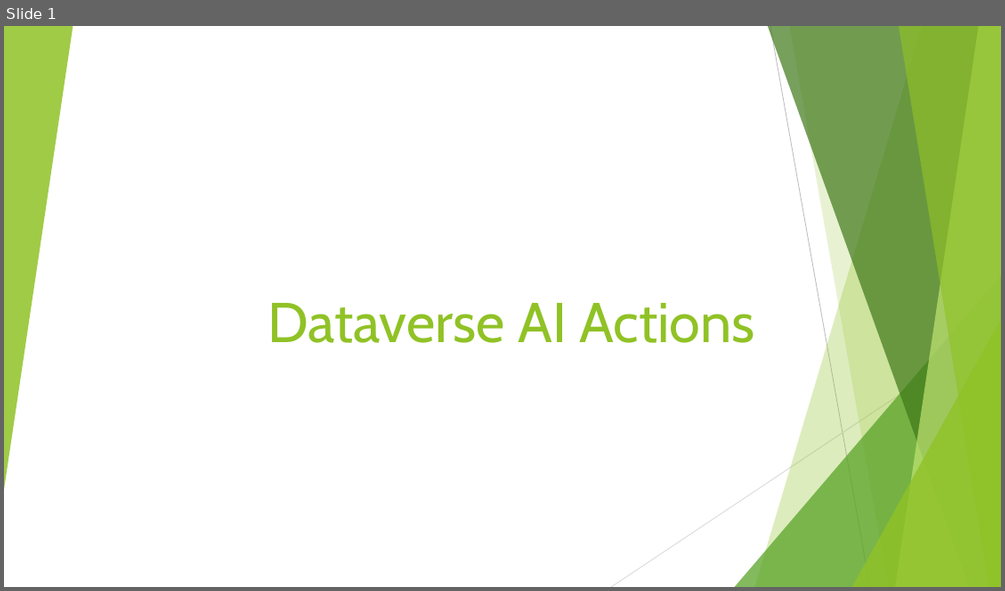
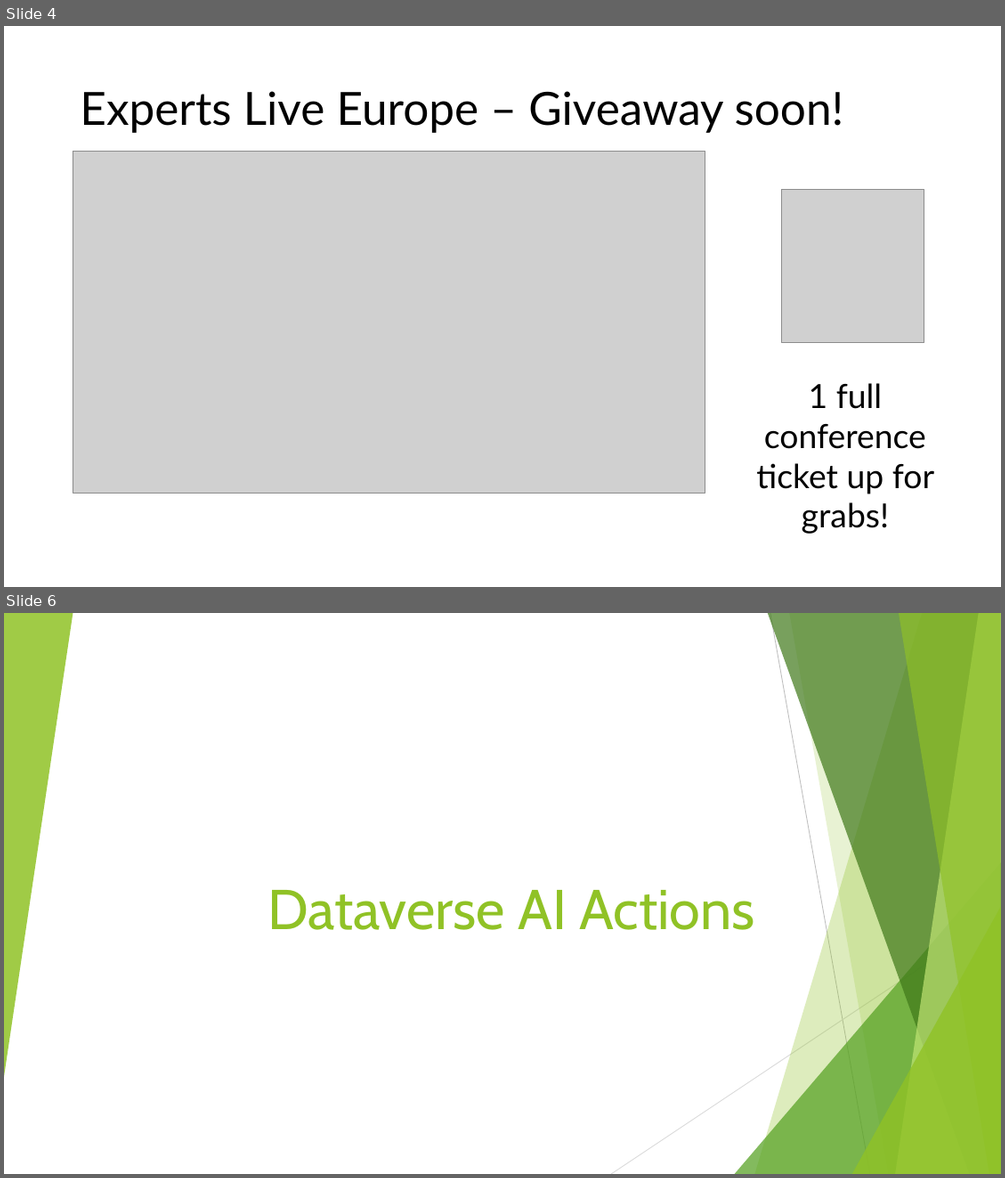
Before and after one commit to csonthejjas/DataverseAIActions, a slide deck: Dataverse AI Actions.pptx. Shown one above the other, each under a label of ours: slide 1 before the commit, slides 4 and 6 after it; the slides between them are not shown. The pictures are 1005x591 and 1005x1178 pixels, drawn with LibreOffice and Linux fonts; fonts in the diff are those of the drawing; grey boxes stand for pictures. Boxes give left, top, right and bottom in pixels: in the first picture for what was removed or moved away, otherwise in the second. Text is boxed around its words. In the diff, an @@ line names an element or a change of style, - is before the commit and + after.

```diff
--- a/Dataverse AI Actions.pptx
+++ b/Dataverse AI Actions.pptx
@@ slide 4 added at (x1=4, y1=26, x2=1001, y2=587), background #FFFFFF @@
@@ title added at (x1=80, y1=91, x2=844, y2=133), 44 pt, text #000000 @@
+Experts Live Europe – Giveaway soon!
@@ picture added at (x1=73, y1=151, x2=705, y2=492) @@
@@ picture added at (x1=782, y1=190, x2=924, y2=342) @@
@@ text added at (x1=756, y1=383, x2=934, y2=533), 32 pt, text #000000 @@
+1 full conference ticket up for grabs!
@@ what was slide 1 is now slide 6 @@
```
Also in this commit, not shown: 4 other slides added, 6 other files.
